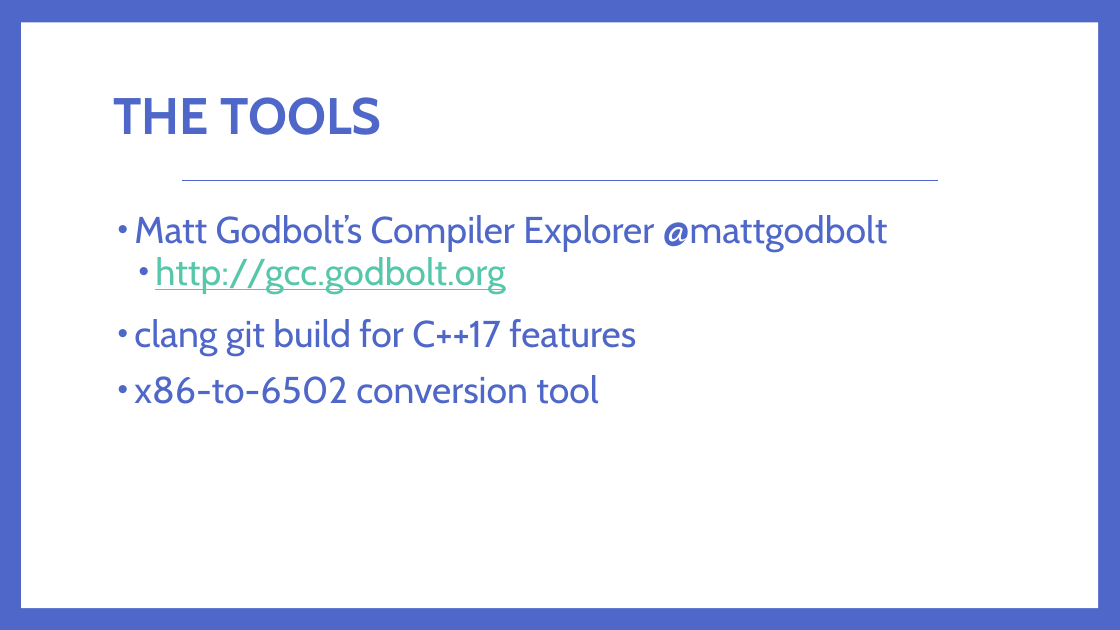
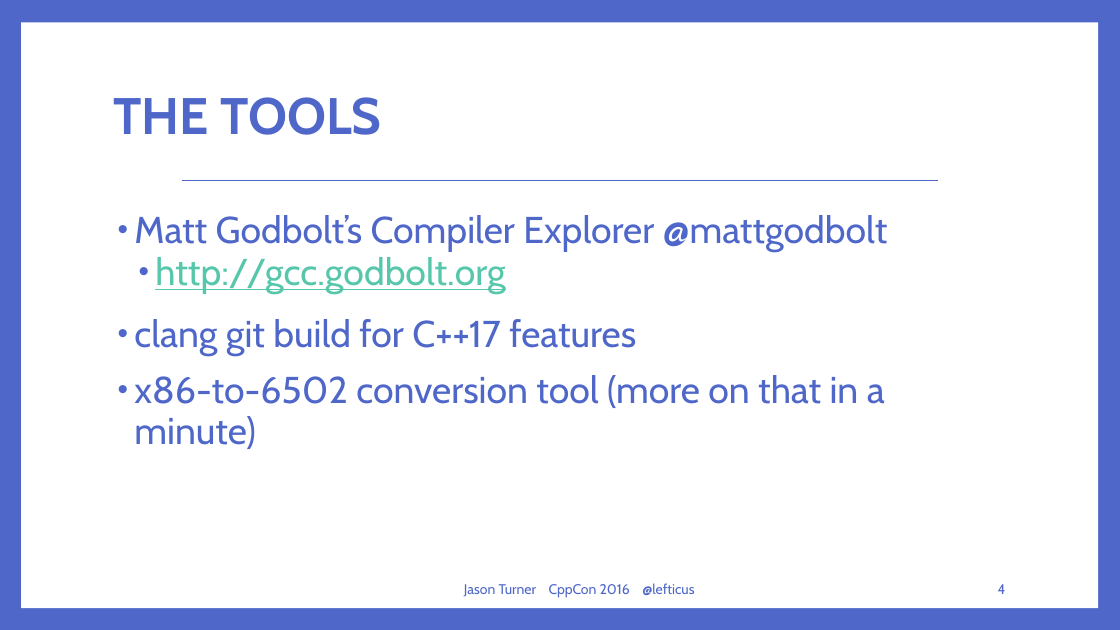
Before and after one commit to lefticus/presentations, a slide deck: slide 4 of RichCodeForTinyMachines/Rich Code For Tiny Computers.pptx. Drawn at 1120x630 pixels with LibreOffice and Linux fonts; fonts in the diff are those of the drawing. Boxes give left, top, right and bottom in pixels: in the first picture for what was removed or moved away, otherwise in the second. Text is boxed around its words. In the diff, an @@ line names an element or a change of style, - is before the commit and + after.

```diff
--- a/RichCodeForTinyMachines/Rich Code For Tiny Computers.pptx
+++ b/RichCodeForTinyMachines/Rich Code For Tiny Computers.pptx
@@ text at (134,375,885,449): text changed @@
-• x86-to-6502 conversion tool
+• x86-to-6502 conversion tool (more on that in a minute)
@@ text added at (464,583,694,598), 12 pt, text #4E67C8 @@
+Jason Turner CppCon 2016 @lefticus
@@ page number added at (998,584,1006,594), 12 pt, text #4E67C8 @@
+4
```
Also in this commit, not shown: 38 other slides changed, 30 slides added, 22 slides removed, 8 other files.
